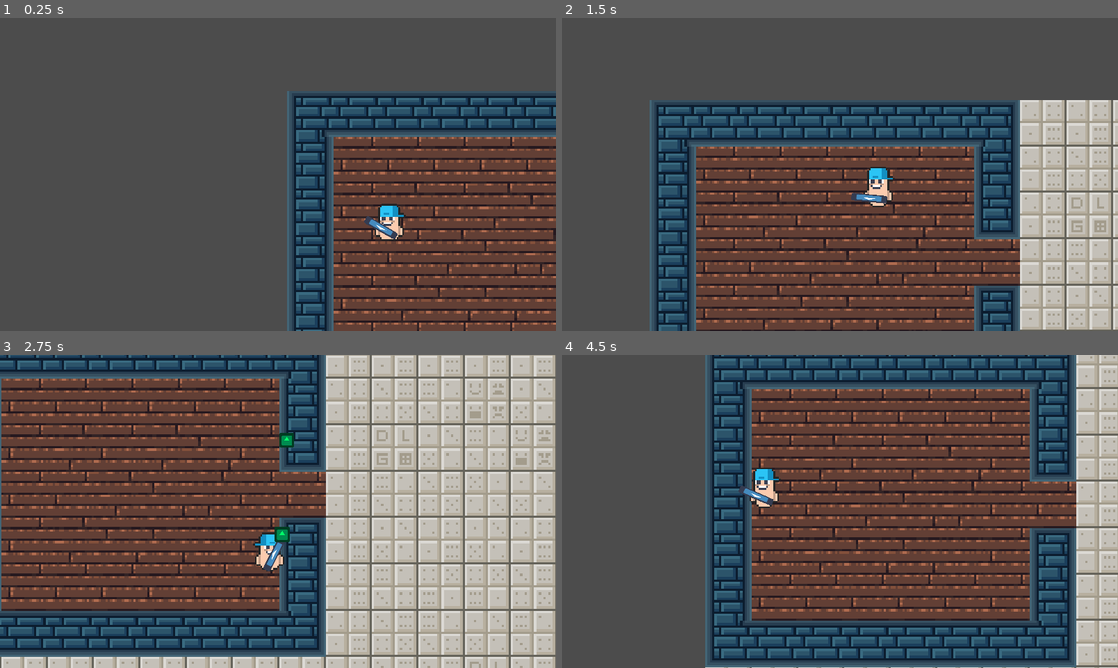
Above: before the commit, frames 1-4 (two rows, left to right).
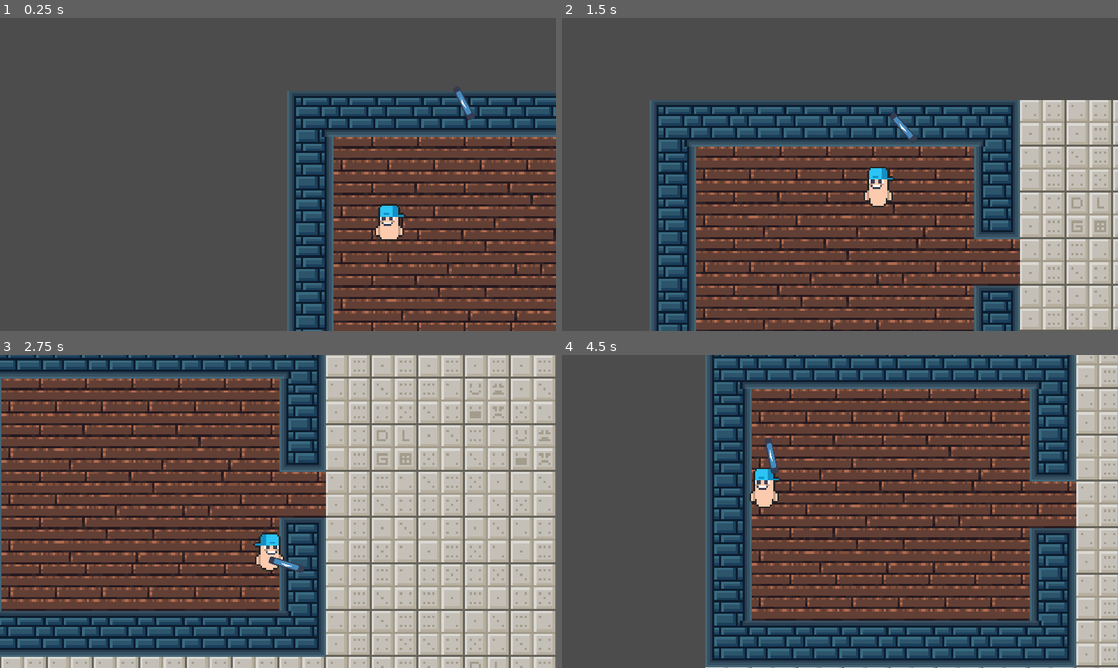
Above: after the commit, the same moments.

Repository: ygypt/gmtk2022
Game: Godot game, scene res://Levels/TemplateLevel.tscn
Two runs of this game, one before a commit and one after it. Both use one fixed random seed, a clock stepped at 60 frames per second and the inputs below. The engine's default icon, where the game draws it, is replaced by a stand-in: a white triangle on a blue panel in a dark square.
Inputs (mouse positions are in pixels of both pictures, inside the frame that each line leads up to):
- Up to frame 1 (0.25 s): no input
- Up to frame 2 (1.5 s): move the mouse to (962, 158) at 0.52 s; hold D (move_right) 0.53-1.28 s; tap Space (dodge) at 0.6 s; move the mouse to (728, 190) at 1.27 s; hold S (move_down) from 1.28 s (still down); tap F (interact) at 1.35 s
- Up to frame 3 (2.75 s): move the mouse to (333, 442) at 2.02 s; release S (move_down) at 2.03 s; press the mouse at (333, 442) at 2.03 s; hold D (move_right) from 2.03 s (still down)
- Up to frame 4 (4.5 s): move the mouse to (812, 574) at 2.77 s; release D (move_right) at 2.78 s; release the mouse at (812, 574) at 2.78 s; hold W (move_up) 2.78-3.53 s; tap Space (dodge) at 2.85 s; move the mouse to (1006, 558) at 3.52 s; hold A (move_left) from 3.53 s (still down); tap F (interact) at 3.6 s; tap R (reload) at 4.15 s; move the mouse to (673, 464) at 4.27 s; click (673, 464) at 4.35 s

The runs differ from the first frame. In frame 1, 0.3% of the frame differs, in the area x 65-86%, y 23-71%; in frame 2, 0.3%; in frame 3, 0.5%, in the area x 47-55%, y 24-70%; in frame 4, 0.3%.
Error after the commit: Parse Error: Can't preload resource at path: res://Projectiles/Bullet/Bullet.tscn (res://Weapons/Pistol/Pistol.gd:3)

Commit message:
some changes

Diff:
--- a/Characters/Player/WeaponSlot.gd
+++ b/Characters/Player/WeaponSlot.gd
@@ -1,10 +1,17 @@
 extends Node2D
+
+const MOUSE_CAM_MOD = .4
 
 onready var player : Player = get_parent()
 onready var weapon : Weapon = get_child(0)
+var cursor_lposition : Vector2
+
+
+#onready var cursor_lposition
 
 func _process(delta):
-	rotation = player.look_vector
+#	rotation = player.look_vector
+	look_at(get_local_mouse_position())
 
 	if Input.is_action_just_pressed("reload"):
 		weapon.reload()
@@ -14,3 +21,6 @@
 
 #	if Input.is_action_just_pressed("interact"):
 #		equip new weapon that ur hovering over
+
+	cursor_lposition = get_local_mouse_position()
+	global_position = player.global_position + (cursor_lposition * MOUSE_CAM_MOD)
--- a/Projectiles/Bullet/Bullet.gd
+++ b/Projectiles/Bullet/Bullet.gd
@@ -1,7 +1,18 @@
 extends Projectile
 class_name BulletProjectile
 
-# hehe bullet go zoom
+
+var bullet_dir
+
 
 func _ready():
 	current_state = $State/Zoom
+	$AnimationPlayer.play("Bullet_Movement",-1, rand_range(-1,1), false)
+
+	yield(get_tree(),"idle_frame")
+	yield(get_tree(),"idle_frame")
+	$BulletTrail.process_material.direction = Vector3(-velocity.x,-velocity.y,0)
+
+func _process(delta):
+
+	print(velocity)
--- a/Projectiles/Bullet/Bullet.tscn
+++ b/Projectiles/Bullet/Bullet.tscn
@@ -1,27 +1,86 @@
-[gd_scene load_steps=5 format=2]
+[gd_scene load_steps=8 format=2]
 
-[ext_resource path="res://icon.png" type="Texture" id=1]
+[ext_resource path="res://Art_Assets/Bullet.png" type="Texture" id=1]
 [ext_resource path="res://Projectiles/Bullet/Bullet.gd" type="Script" id=2]
 [ext_resource path="res://Projectiles/Bullet/Zoom.gd" type="Script" id=3]
 
 [sub_resource type="CircleShape2D" id=1]
-radius = 1.0
+radius = 3.67004
+
+[sub_resource type="Animation" id=2]
+resource_name = "Bullet_Movement"
+length = 0.5
+loop = true
+tracks/0/type = "value"
+tracks/0/path = NodePath("Sprite:rotation_degrees")
+tracks/0/interp = 1
+tracks/0/loop_wrap = true
+tracks/0/imported = false
+tracks/0/enabled = true
+tracks/0/keys = {
+"times": PoolRealArray( 0, 0.5 ),
+"transitions": PoolRealArray( 1, 1 ),
+"update": 0,
+"values": [ 0.0, 180.0 ]
+}
+
+[sub_resource type="ParticlesMaterial" id=3]
+resource_local_to_scene = true
+emission_shape = 5
+emission_ring_radius = 2.0
+emission_ring_inner_radius = 1.0
+emission_ring_height = 1.0
+emission_ring_axis = Vector3( 0, 0, 1 )
+flag_disable_z = true
+direction = Vector3( 100, 0, 0 )
+spread = 0.0
+gravity = Vector3( 0, 0, 0 )
+initial_velocity = 88.8
+orbit_velocity = 0.0
+orbit_velocity_random = 0.0
+
+[sub_resource type="Animation" id=4]
+length = 0.001
+tracks/0/type = "value"
+tracks/0/path = NodePath("BulletTrail:process_material")
+tracks/0/interp = 1
+tracks/0/loop_wrap = true
+tracks/0/imported = false
+tracks/0/enabled = true
+tracks/0/keys = {
+"times": PoolRealArray( 0 ),
+"transitions": PoolRealArray( 1 ),
+"update": 0,
+"values": [ SubResource( 3 ) ]
+}
 
 [node name="Bullet" type="KinematicBody2D"]
-collision_layer = 0
-collision_mask = 0
+collision_layer = 32
+collision_mask = 6
 script = ExtResource( 2 )
 speed = 200
 
+[node name="Sprite" type="Sprite" parent="."]
+position = Vector2( 0.00539303, -0.0152988 )
+texture = ExtResource( 1 )
+
 [node name="CollisionShape2D" type="CollisionShape2D" parent="."]
 shape = SubResource( 1 )
-
-[node name="Sprite" type="Sprite" parent="."]
-modulate = Color( 0, 1, 0.415686, 1 )
-scale = Vector2( 0.1, 0.1 )
-texture = ExtResource( 1 )
 
 [node name="State" type="Node" parent="."]
 
 [node name="Zoom" type="Node" parent="State"]
 script = ExtResource( 3 )
+
+[node name="AnimationPlayer" type="AnimationPlayer" parent="."]
+autoplay = "Bullet_Movement"
+anims/Bullet_Movement = SubResource( 2 )
+anims/RESET = SubResource( 4 )
+
+[node name="BulletTrail" type="Particles2D" parent="."]
+amount = 11
+lifetime = 3.0
+randomness = 0.45
+local_coords = false
+process_material = SubResource( 3 )
+texture = ExtResource( 1 )
--- a/project.godot
+++ b/project.godot
@@ -122,6 +122,7 @@
 2d_physics/layer_3="Walls & Floors"
 2d_physics/layer_4="Items"
 2d_physics/layer_5="Traps"
+2d_physics/layer_6="Projectile"
 
 [physics]
 
